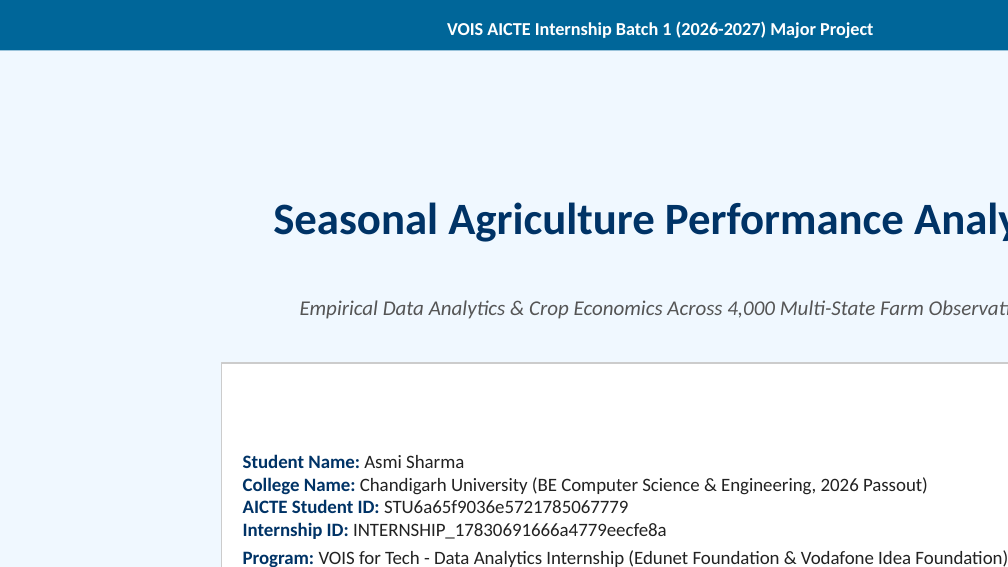
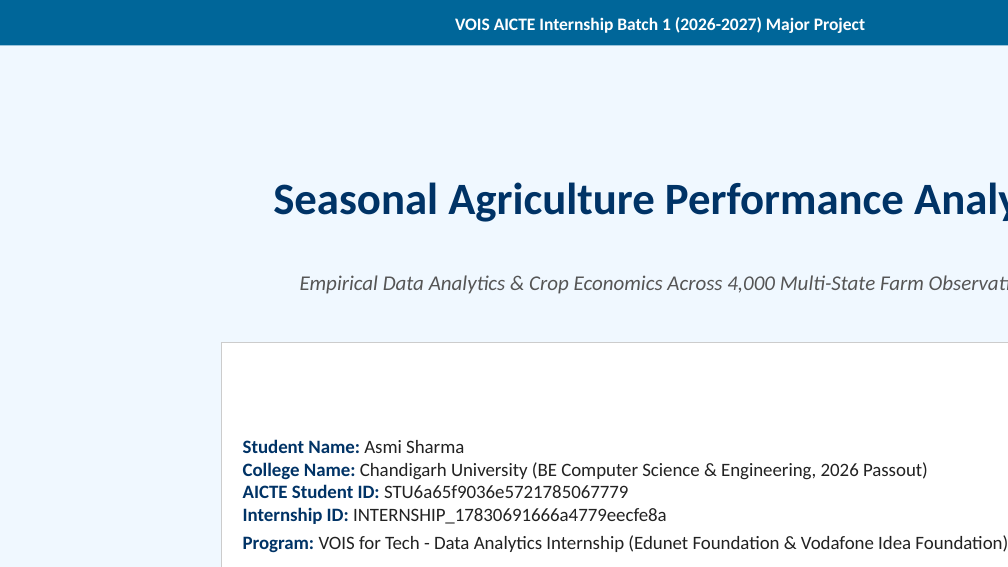
Before and after one commit to ocotpi/Seasonal-Agriculture-Performance-Analysis, a slide deck: slide 1 of Seasonal_Agriculture_Performance_Analysis_Presentation.pptx. Drawn at 1008x567 pixels with LibreOffice and Linux fonts; fonts in the diff are those of the drawing. Boxes give left, top, right and bottom in pixels: in the first picture for what was removed or moved away, otherwise in the second. Text is boxed around its words. In the diff, an @@ line names an element or a change of style, - is before the commit and + after.

```diff
--- a/Seasonal_Agriculture_Performance_Analysis_Presentation.pptx
+++ b/Seasonal_Agriculture_Performance_Analysis_Presentation.pptx
@@ rectangle: place and size @@
-rectangle at (0, 0, 1008, 50)
+rectangle at (0, 0, 1008, 45)
@@ text "VOIS AICTE Internship Batch 1 ..." at (455, 17, 865, 33): size 13 to 12.5 pt @@
@@ text "Seasonal Agriculture Performance Analysis": place and size @@
-text "Seasonal Agriculture Performance Analysis" at (273, 202, 904, 242)
+text "Seasonal Agriculture Performance Analysis" at (273, 182, 904, 222)
@@ text "Empirical Data Analytics & Crop ...": place and size @@
-text "Empirical Data Analytics & Crop ..." at (300, 300, 924, 319)
+text "Empirical Data Analytics & Crop ..." at (300, 275, 924, 294)
@@ rectangle "Student Name: Asmi Sharma College ...": place and size @@
-rectangle "Student Name: Asmi Sharma College ..." at (222, 363, 1008, 567)
+rectangle "Student Name: Asmi Sharma College ..." at (222, 343, 1008, 567)
```
Also in this commit, not shown: 10 other slides changed, 3 slides added, 3 slides removed, 1 other file.
